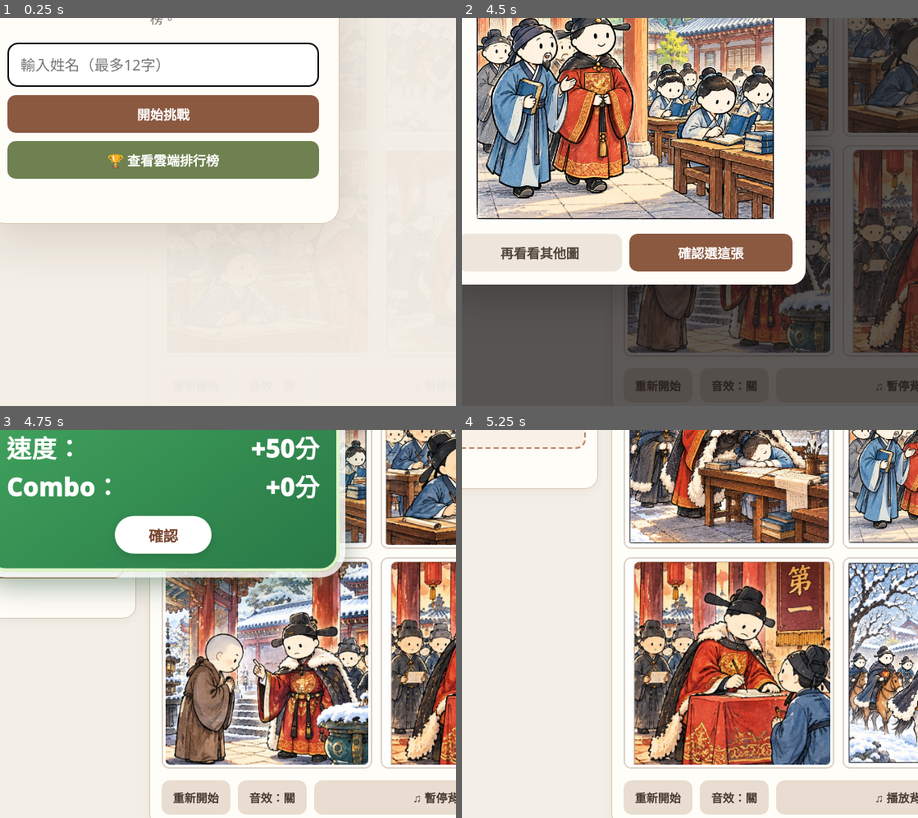
Above: before the commit, frames 1-4 (two rows, left to right).
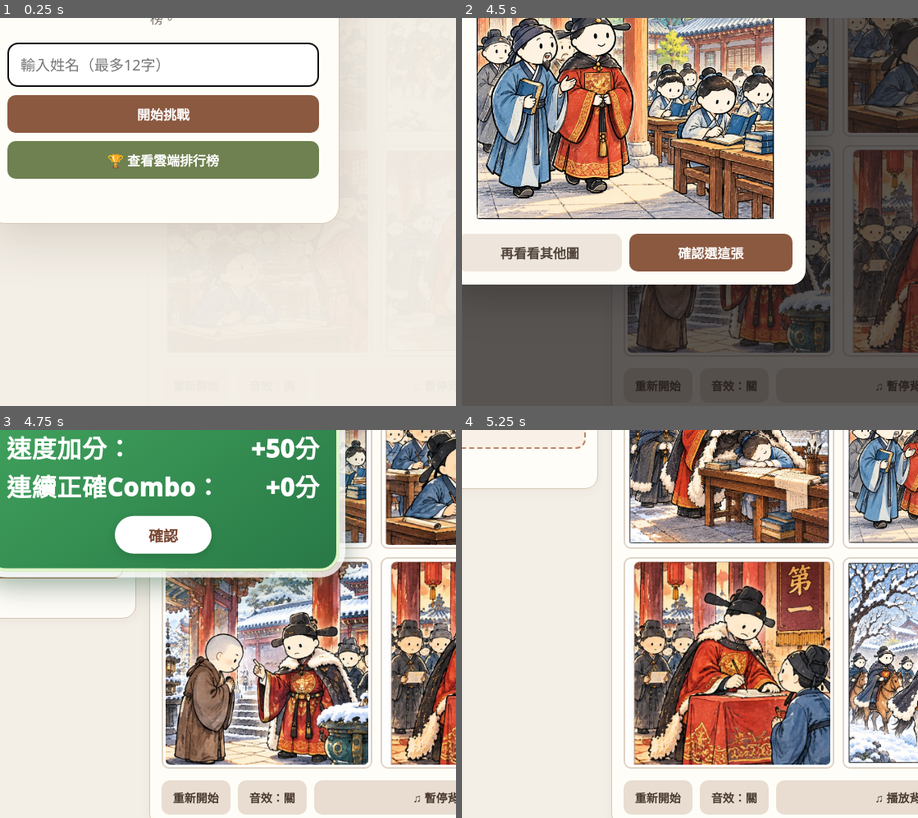
Above: after the commit, the same moments.

Repository: tanjchao/guwen-game
Game: browser game, page index.html
The game is run twice, just before and just after one commit, with the same random seed, the same clock (stepped at 60 frames per second) and the same inputs.
Inputs (mouse positions are % of the whole screen's width and height, from its top left):
- Up to frame 1 (0.25 s): no input
- Up to frame 2 (4.5 s): click (49, 49) at 0.27 s; type "Alex" at 0.27 s; click "開始挑戰" at 0.52 s; click "重新開始" at 0.77 s; click "放大查看候選圖片" at 1.27 s; click "×" at 1.87 s; click "音效：開" at 2.47 s; click "放大查看候選圖片" at 3.07 s; click "再看看其他圖" at 3.67 s; click "放大查看候選圖片" at 4.27 s
- Up to frame 3 (4.75 s): click "確認選這張" at 4.52 s
- Up to frame 4 (5.25 s): click "重新開始" at 4.77 s; click "♫ 暫停背景音樂" at 4.87 s
The pictures show only the part of the screen within x 31-81%, y 43-93%; the shares and areas given below are measured in that part.

Frames 1-2 are identical in both runs. In frame 3, 1.8% of the frame differs, in the area x 1-47%, y 1-18%; in frame 4, nothing differs.

Commit message:
Fix display of speed and combo bonus in showAnswerBurst

Diff:
--- a/index.html
+++ b/index.html
@@ -187,8 +187,8 @@
 function showAnswerBurst(speedBonus,comboBonus,onConfirm){
  openScoreBurst('positive combo-burst',[
    ['正確：','+100分'],
-   ['速度：',`+${speedBonus}分`],
-   ['Combo：',`+${comboBonus}分`]
+   ['速度加分：',`+${speedBonus}分`],
+   ['連續正確Combo：',`+${comboBonus}分`]
  ],onConfirm)
 }
 
